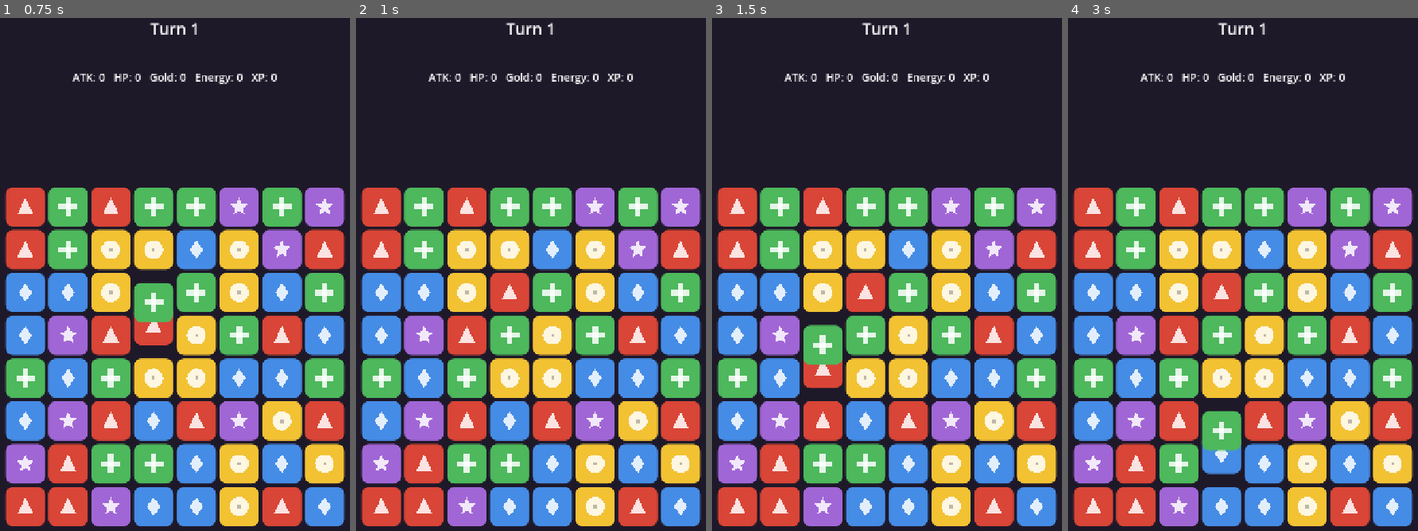
Above: before the commit, frames 1-4 (left to right).
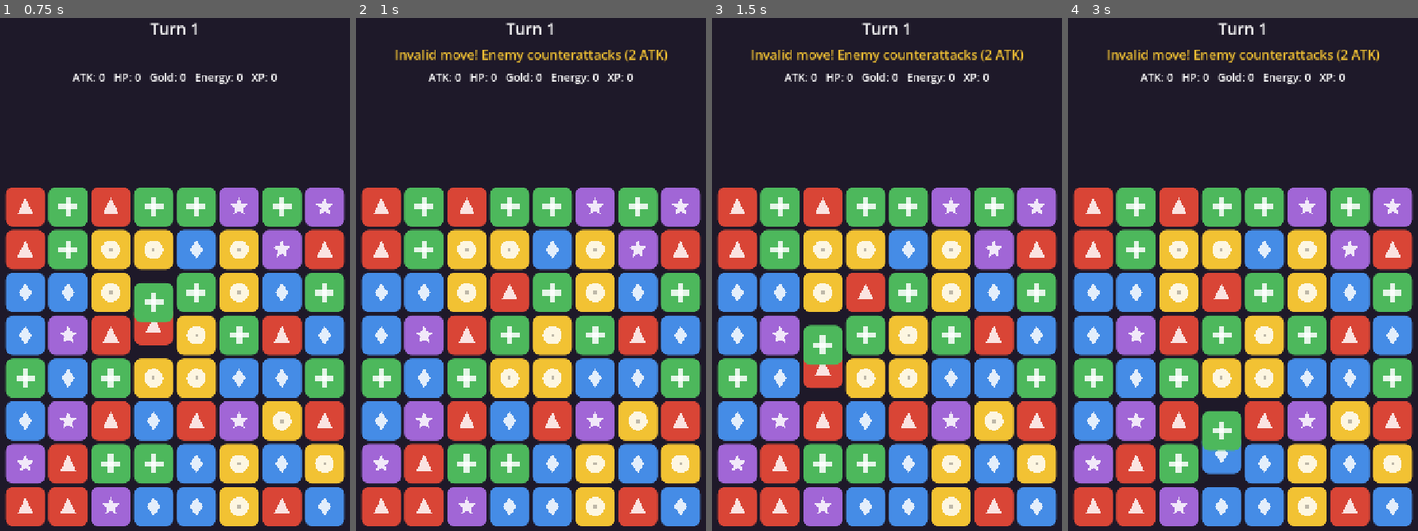
Above: after the commit, the same moments.

Repository: CuBeof/loan-12-su-quan
Game: Godot game, scene res://features/board_view/board_screen.tscn
Two runs of this game, one before a commit and one after it. Both use one fixed random seed, a clock stepped at 60 frames per second and the inputs below.
Inputs (mouse positions are in pixels of both pictures, inside the frame that each line leads up to):
- Up to frame 1 (0.75 s): tap Enter at 0.5 s; drag from (175, 356) to (210, 182) at 0.52 s
- Up to frame 2 (1 s): no input
- Up to frame 3 (1.5 s): tap Space at 1.25 s; drag from (817, 351) to (869, 448) at 1.27 s
- Up to frame 4 (3 s): tap Enter at 2 s; move the mouse to (1278, 182) at 2.02 s; click (1278, 182) at 2.17 s; tap Space at 2.75 s; drag from (1225, 448) to (1134, 223) at 2.77 s

Frame 1 is identical in both runs. In frame 2, 0.9% of the frame differs, in the area x 11-90%, y 6-9%; in frame 3, 0.9%; in frame 4, 0.9%.

Commit message:
Add invalid-swap penalty: enemy counterattack worth 2 attack tiles
- SPEC.md: new rule — a rejected swap counts as the opponent attacking
  with damage equivalent to 2 attack tiles.
- Core: MoveResult.penalty_attack_tiles set on bounced swaps (constant
  INVALID_SWAP_PENALTY_ATTACK_TILES); the battle layer will convert it
  to damage in Phase 2.
- View: new move_rejected signal on BoardView; demo HUD shows the
  penalty message (new UI_INVALID_MOVE_PENALTY translation key).
- Tests: 21/21 pass with new coverage for rejected/non-adjacent/valid
  move penalties.

https://claude.ai/code/session_011p88Dpg6wJaWzSV2K6mY7k

Diff:
--- a/game/core/board/board_logic.gd
+++ b/game/core/board/board_logic.gd
@@ -5,6 +5,8 @@
 ## No nodes, no assets — testable headless and simulatable by the AI.
 
 const MAX_CASCADES := 50
+# SPEC: a rejected swap counts as an enemy attack worth this many attack tiles.
+const INVALID_SWAP_PENALTY_ATTACK_TILES := 2
 
 var size: Vector2i = Vector2i(8, 8)
 var valid_cells: Array[Vector2i] = [] # board shape (holes excluded), ordered y then x
@@ -59,6 +61,7 @@
 		_swap_tiles(a, b)
 		result.add(BoardEvent.Kind.SWAP, {"a": a, "b": b})
 		result.add(BoardEvent.Kind.SWAP_REJECTED, {"a": a, "b": b})
+		result.penalty_attack_tiles = INVALID_SWAP_PENALTY_ATTACK_TILES
 		return result
 
 	result.valid = true
--- a/game/core/board/move_result.gd
+++ b/game/core/board/move_result.gd
@@ -7,6 +7,9 @@
 var events: Array[BoardEvent] = []
 var cleared_counts: Dictionary = {} # TileTypes.Type -> int
 var extra_turn: bool = false
+# SPEC rule: a rejected swap counts as the opponent attacking with damage
+# equivalent to this many attack tiles. The battle layer converts it.
+var penalty_attack_tiles: int = 0
 
 
 func add(kind: int, data: Dictionary = {}) -> void:
--- a/game/features/board_view/board_screen.gd
+++ b/game/features/board_view/board_screen.gd
@@ -13,6 +13,7 @@
 
 func _ready() -> void:
 	_board.move_resolved.connect(_on_move_resolved)
+	_board.move_rejected.connect(_on_move_rejected)
 	_update_labels()
 
 
@@ -27,6 +28,11 @@
 	_update_labels()
 
 
+func _on_move_rejected(result: MoveResult) -> void:
+	if result.penalty_attack_tiles > 0:
+		_info_label.text = tr(&"UI_INVALID_MOVE_PENALTY") % result.penalty_attack_tiles
+
+
 func _update_labels() -> void:
 	_turn_label.text = tr(&"UI_TURN") % _turn
 	_counts_label.text = tr(&"UI_COUNTS") % [
--- a/game/features/board_view/board_view.gd
+++ b/game/features/board_view/board_view.gd
@@ -5,6 +5,7 @@
 ## Owns no game state beyond the visual tile map.
 
 signal move_resolved(result: MoveResult)
+signal move_rejected(result: MoveResult) # bounced swap; carries the attack penalty
 
 const SWAP_TIME := 0.16
 const CLEAR_TIME := 0.18
@@ -89,6 +90,8 @@
 	_busy = false
 	if result.valid:
 		move_resolved.emit(result)
+	else:
+		move_rejected.emit(result)
 
 
 func _play_events(events: Array[BoardEvent]) -> void:
--- a/game/i18n/translations.csv
+++ b/game/i18n/translations.csv
@@ -1,6 +1,7 @@
 keys,en,vi
 UI_TURN,Turn %d,Lượt %d
 UI_EXTRA_TURN,Extra turn!,Thêm lượt!
+UI_INVALID_MOVE_PENALTY,Invalid move! Enemy counterattacks (%d ATK),Nước hỏng! Đối phương phản công (%d Công)
 UI_COUNTS,ATK: %d   HP: %d   Gold: %d   Energy: %d   XP: %d,Công: %d   Máu: %d   Vàng: %d   NL: %d   KN: %d
 TILE_ATTACK,Attack,Tấn công
 TILE_HEALTH,Health,Máu
--- a/game/tests/test_board_logic.gd
+++ b/game/tests/test_board_logic.gd
@@ -53,6 +53,27 @@
 	check_eq(result.events[1].kind, BoardEvent.Kind.SWAP_REJECTED, "second event must be SWAP_REJECTED")
 	var after := board.snapshot()
 	check_eq(after, before, "board must revert after a rejected swap")
+
+
+## SPEC rule: a rejected swap counts as an enemy attack worth 2 attack
+## tiles. Valid moves and non-swaps carry no penalty.
+func test_rejected_swap_carries_attack_penalty() -> void:
+	var board := make_board(["ahah", "haha", "ahah"])
+	var rejected := board.try_move(Vector2i(0, 0), Vector2i(1, 0))
+	check_eq(rejected.penalty_attack_tiles, 2, "rejected swap must carry a 2-attack-tile penalty")
+
+	var non_adjacent := board.try_move(Vector2i(0, 0), Vector2i(2, 0))
+	check_eq(non_adjacent.penalty_attack_tiles, 0, "non-adjacent attempt is not a swap, no penalty")
+
+	var valid_board := make_board([
+		"aheha",
+		"hahah",
+		"gaghe",
+		"hgeha",
+	])
+	var valid := valid_board.try_move(Vector2i(1, 3), Vector2i(1, 2))
+	check(valid.valid, "swap must be valid")
+	check_eq(valid.penalty_attack_tiles, 0, "valid move must carry no penalty")
 
 
 func test_match3_clears_and_tallies() -> void:
Not shown, changed: PLAN.md
Not shown, changed: SPEC.md
